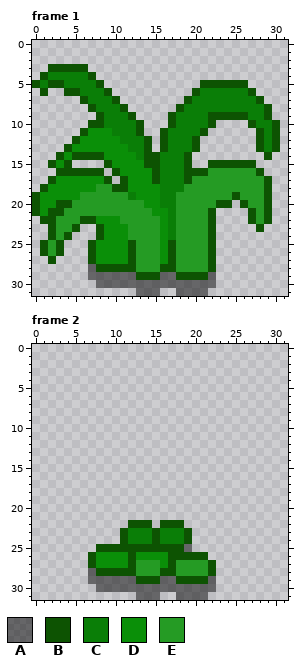
Pixel-art file: Assets/Arts/Plant/GrassSprite/TallGrass_01/TallGrass_01_Cut.aseprite. The picture above is the old version.
64x32 pixels, 2 frames. Shown: frame 1, frame 2. The old version is drawn lined up with the new one, on the new canvas.
Palette (. is transparent): A #00000080  B #0d5302  C #0a7e07  D #0a8f08  E #259b24
Now the later version:
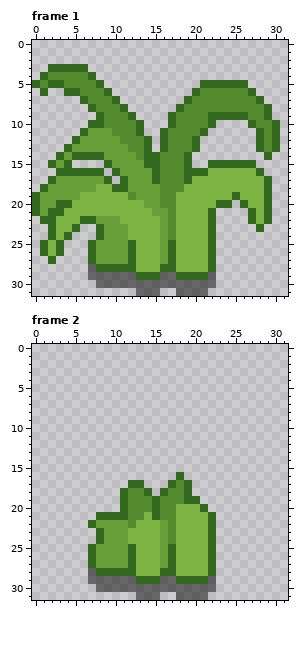
Edits made:
canvas 64x32 -> 32x32, the old top-left corner now at -16,0 (the part of the old canvas that was cut away was empty and is not shown)
@@ palette @@
-B #0d5302
+B #33691e
-C #0a7e07
+C #558b2f
-D #0a8f08
+D #689f38
-E #259b24
+E #7cb342
--- frame 2
@@ x 5..24 @@
 15 ....................
-16 ....................
-17 ....................
-18 ....................
-19 ....................
-20 ....................
-21 ....................
-22 .......BBB.BBB......
-23 ......BCCCBCCCB.....
-24 ......BCCCBCCCB.....
-25 ...BBBBBBBBBBBA.....
-26 ..BDDDDBDDDDBBBBB...
+16 .............B......
+17 .......BB...BCB.....
+18 ......BCCB.BCCB.....
+19 ......BCCCBCCCBB....
+20 ......BCCCBCCEEEB...
+21 ...BBBBCCEBCCEEEEB..
+22 ..BDDDDCEEEDCEEEEB..
+23 ...BDDDEEEEDCEEEEB..
+24 ...BDDDEEEEDCEEEEB..
+25 ..BDDDDBEEEDBEEEEB..
+26 ..BDDDDBEEEDBEEEEB..
 27 ..BDDDDBEEEDBEEEEB..
